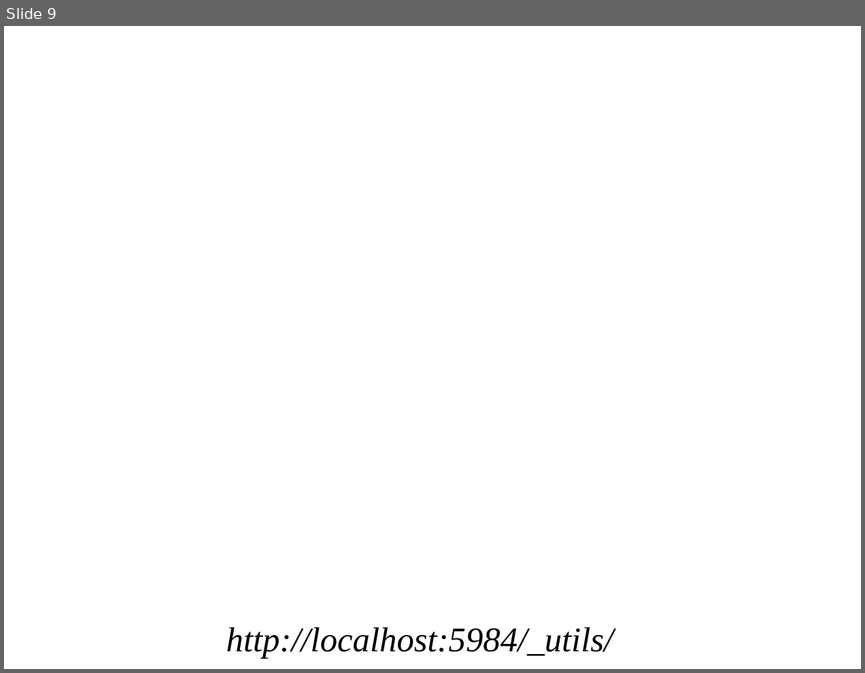
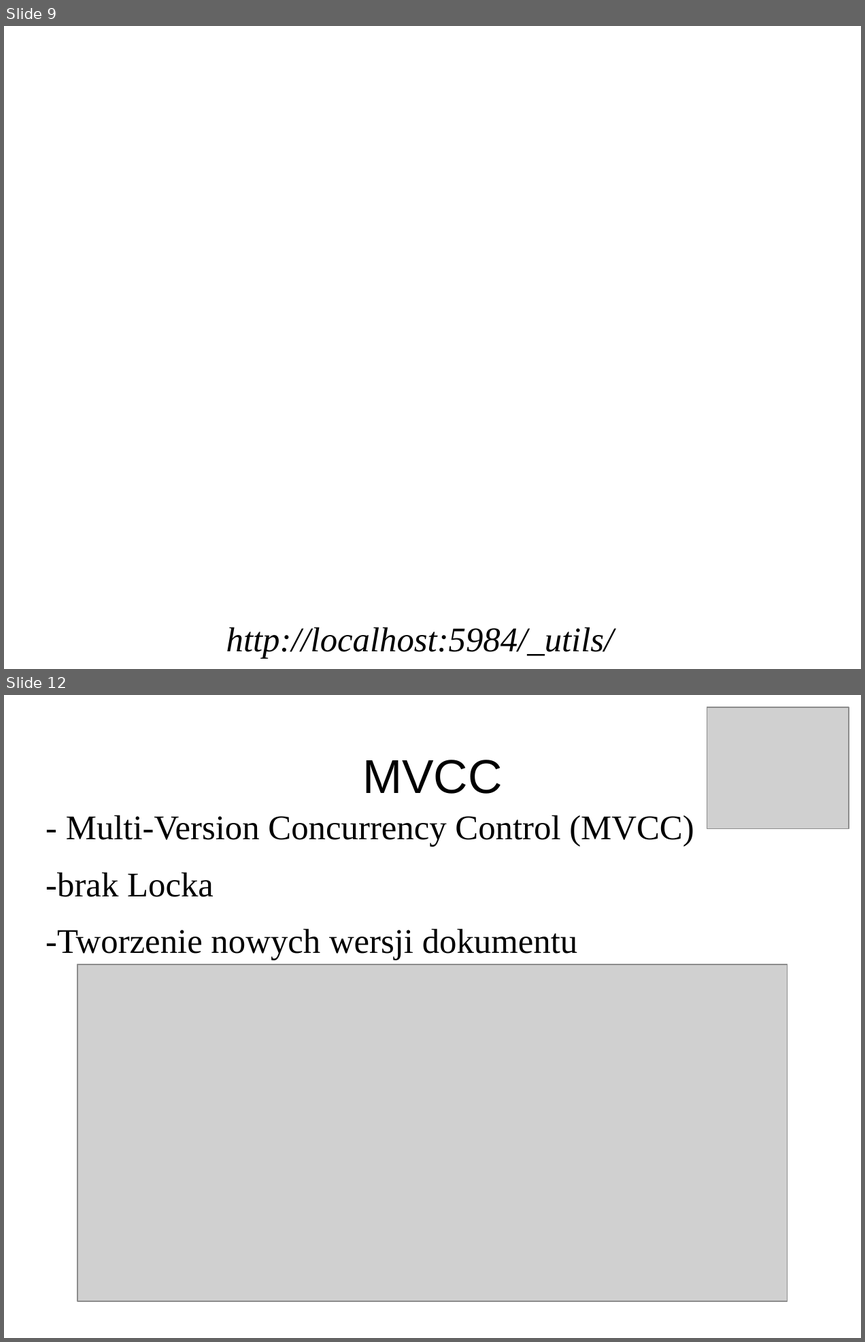
Before and after one commit to pawnow/ProjektErlang, a slide deck: prezentacja.odp. Shown one above the other, each under a label of ours: slide 9 before the commit, slides 9 and 12 after it; the slides between them are not shown. The pictures are 865x673 and 865x1342 pixels, drawn with LibreOffice and Linux fonts; fonts in the diff are those of the drawing; grey boxes stand for pictures; background and template pictures are left out. Boxes give left, top, right and bottom in pixels: in the first picture for what was removed or moved away, otherwise in the second. Text is boxed around its words. In the diff, an @@ line names an element or a change of style, - is before the commit and + after.

```diff
--- a/prezentacja.odp
+++ b/prezentacja.odp
@@ slide 12 added at (4,695,861,1338), background #FFFFFF @@
@@ picture added at (707,707,849,829) @@
@@ title added at (362,760,502,794), 44 pt, text #000000 @@
+MVCC
@@ text added at (45,815,694,960), 32 pt, text #000000 @@
+- Multi-Version Concurrency Control (MVCC)
+-brak Locka
+-Tworzenie nowych wersji dokumentu
@@ picture added at (77,964,787,1301) @@
```
Also in this commit, not shown: 11 slides changed, 3 other slides added, 4 slides removed.
